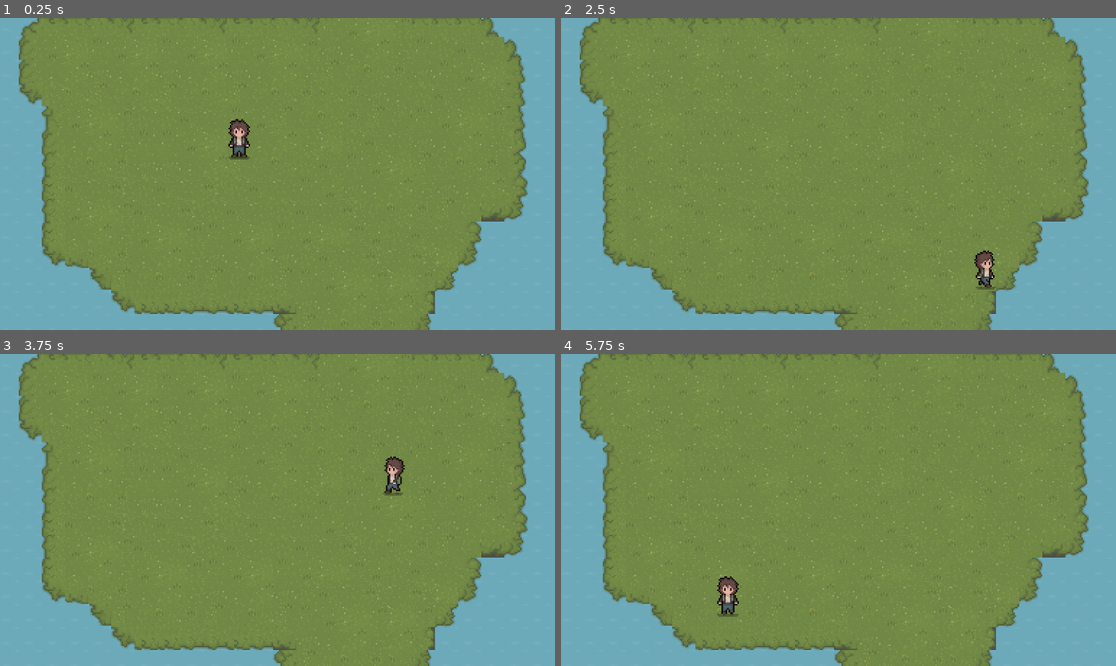
Above: before the commit, frames 1-4 (two rows, left to right).
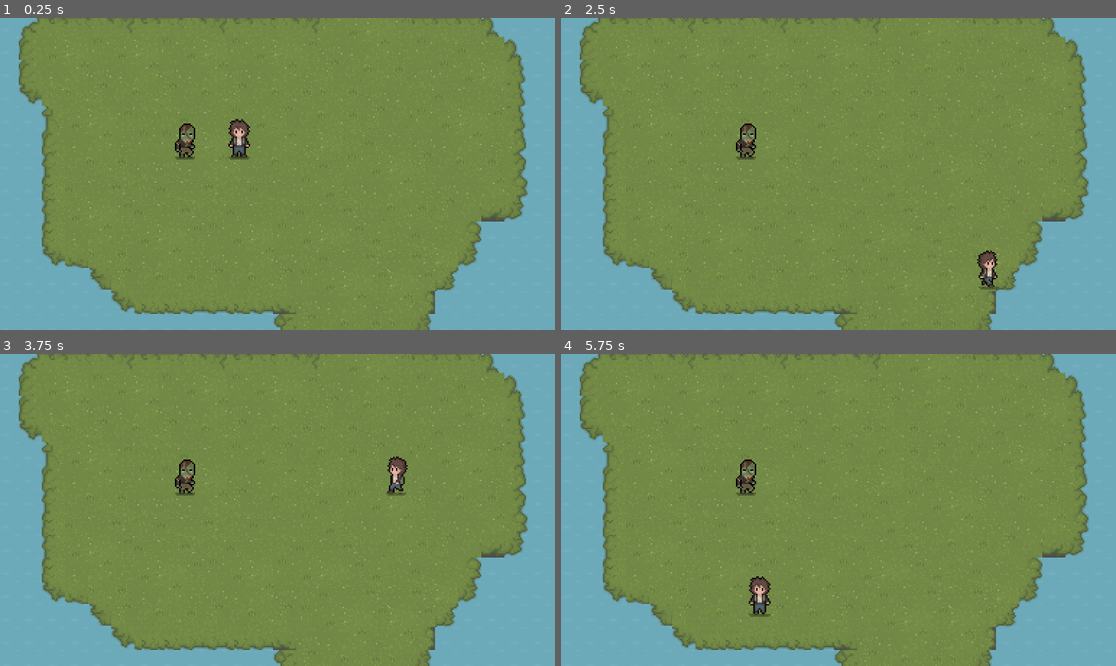
Above: after the commit, the same moments.

Repository: salem404/Godot-laboratory
Game: Godot game, scene res://scenes/main.tscn
The game is run twice, just before and just after one commit, with the same random seed, the same clock (stepped at 60 frames per second) and the same inputs.
Inputs:
- Up to frame 1 (0.25 s): no input
- Up to frame 2 (2.5 s): tap Enter at 0.5 s; hold Right (move_right) 0.53-1.28 s; hold S (move_down) 1.28-2.03 s; hold Right (move_right) from 2.03 s (still down)
- Up to frame 3 (3.75 s): release Right (move_right) at 2.78 s; hold W (move_up) 2.78-3.53 s; hold A (move_left) from 3.53 s (still down)
- Up to frame 4 (5.75 s): release A (move_left) at 5.03 s; hold S (move_down) from 5.03 s (still down)

The runs differ from the first frame. In frame 1, 0.3% of the frame differs, in the area x 31-36%, y 33-46%; in frame 2, 0.6%; in frame 3, 0.6%; in frame 4, 1.1%, in the area x 28-38%, y 33-85%.

Commit message:
zombie esisten

Diff:
--- a/scenes/main.tscn
+++ b/scenes/main.tscn
@@ -1,7 +1,8 @@
-[gd_scene load_steps=5 format=4 uid="uid://bctxa5pekwl1v"]
+[gd_scene load_steps=6 format=4 uid="uid://bctxa5pekwl1v"]
 
 [ext_resource type="Texture2D" uid="uid://btttujkhbxq3j" path="res://assets/PixelVillageTaleFree/Land/GrassWaterSand copy.png" id="1_c4o16"]
 [ext_resource type="PackedScene" uid="uid://b3n3s4pevhh71" path="res://scenes/player.tscn" id="2_yphy0"]
+[ext_resource type="PackedScene" uid="uid://c1qhs8xxiprf6" path="res://scenes/zombie.tscn" id="3_fw4b2"]
 
 [sub_resource type="TileSetAtlasSource" id="TileSetAtlasSource_3l6q1"]
 texture = ExtResource("1_c4o16")
@@ -181,3 +182,6 @@
 [node name="Player" parent="." instance=ExtResource("2_yphy0")]
 position = Vector2(-24, -27)
 motion_mode = 1
+
+[node name="Zombie" parent="." instance=ExtResource("3_fw4b2")]
+position = Vector2(-60, -27)
--- a/scenes/player.tscn
+++ b/scenes/player.tscn
@@ -164,16 +164,16 @@
 }]
 
 [sub_resource type="RectangleShape2D" id="RectangleShape2D_cfcop"]
-size = Vector2(11, 24)
+size = Vector2(7, 21)
 
 [node name="Player" type="CharacterBody2D"]
 script = ExtResource("1_7k63n")
 
 [node name="AnimatedSprite2D" type="AnimatedSprite2D" parent="."]
 sprite_frames = SubResource("SpriteFrames_0r4qn")
-animation = &"walk_back"
-frame_progress = 0.434459
+animation = &"walk_side"
+frame_progress = 0.0596642
 
 [node name="CollisionShape2D" type="CollisionShape2D" parent="."]
-position = Vector2(0.5, 2)
+position = Vector2(0.5, 3.5)
 shape = SubResource("RectangleShape2D_cfcop")
--- /dev/null
+++ b/scenes/zombie.tscn
@@ -0,0 +1,21 @@
+[gd_scene load_steps=4 format=3 uid="uid://c1qhs8xxiprf6"]
+
+[ext_resource type="Script" path="res://scripts/zombie.gd" id="1_6um1g"]
+[ext_resource type="Texture2D" uid="uid://015jwp5bftml" path="res://assets/Apocalypse Character Pack/Zombie/Idle.png" id="1_agrsk"]
+
+[sub_resource type="RectangleShape2D" id="RectangleShape2D_76j82"]
+size = Vector2(13, 24)
+
+[node name="Zombie" type="CharacterBody2D"]
+script = ExtResource("1_6um1g")
+
+[node name="Sprite2D" type="Sprite2D" parent="."]
+texture = ExtResource("1_agrsk")
+hframes = 6
+vframes = 4
+
+[node name="CollisionShape2D" type="CollisionShape2D" parent="."]
+position = Vector2(-1.5, 3)
+shape = SubResource("RectangleShape2D_76j82")
+
+[node name="AnimationPlayer" type="AnimationPlayer" parent="."]
--- /dev/null
+++ b/scripts/zombie.gd
@@ -0,0 +1,19 @@
+extends CharacterBody2D
+
+
+@export var speed = 120 # How fast the player will move (pixels/sec).
+
+const MAX_HEALTH := 20.0
+var health
+
+var timing_damage := false
+
+func damage(attack_damage):
+	health -= attack_damage
+
+func _ready() -> void:
+	health = MAX_HEALTH
+
+func _process(delta: float) -> void:
+
+	move_and_slide()
